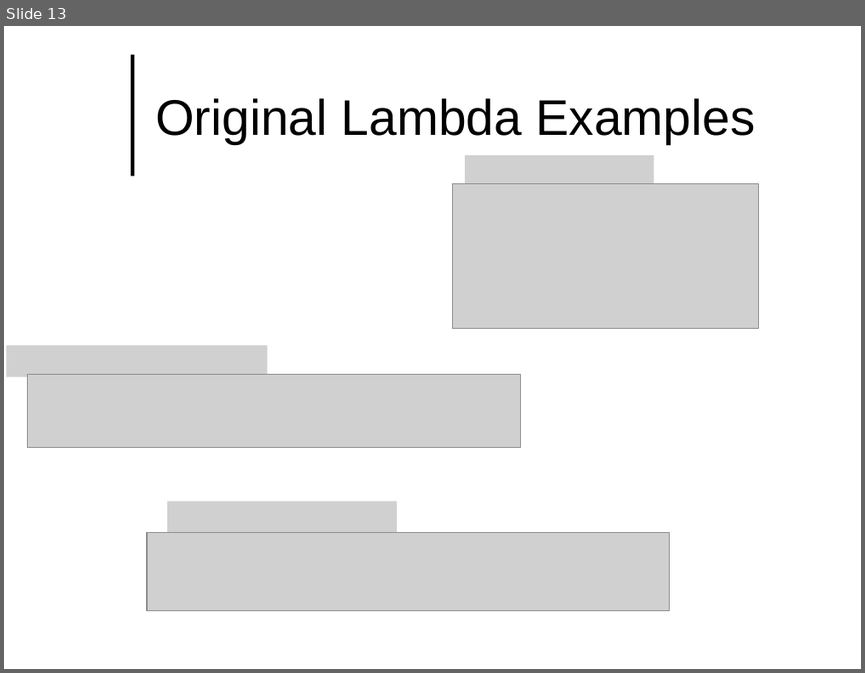
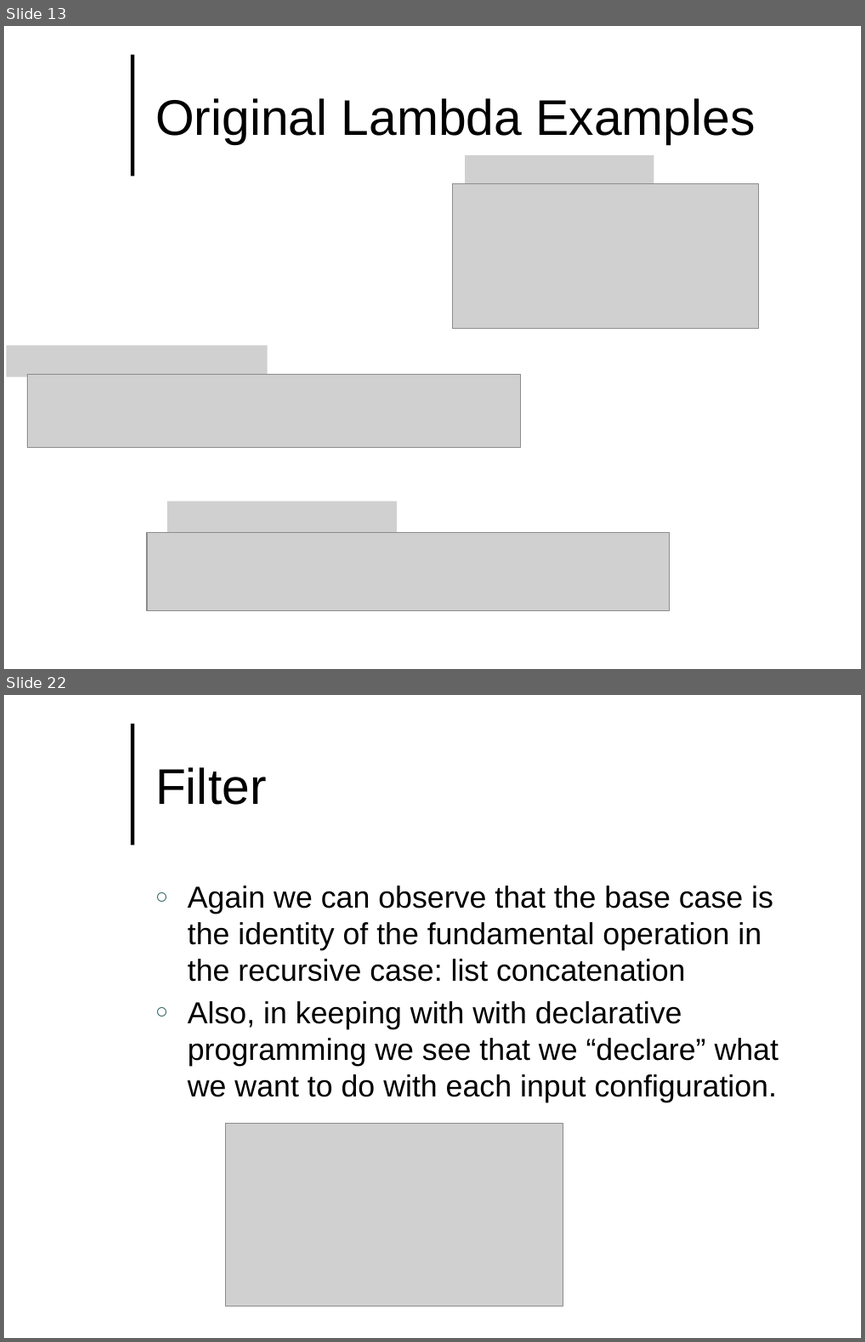
Before and after one commit to lutzhamel/CSC493, a slide deck: notes/csc493-ln011.pptx. Shown one above the other, each under a label of ours: slide 13 before the commit, slides 13 and 22 after it; the slides between them are not shown. The pictures are 865x673 and 865x1342 pixels, drawn with LibreOffice and Linux fonts; fonts in the diff are those of the drawing; grey boxes stand for pictures; background and template pictures are left out. Boxes give left, top, right and bottom in pixels: in the first picture for what was removed or moved away, otherwise in the second. Text is boxed around its words. In the diff, an @@ line names an element or a change of style, - is before the commit and + after.

```diff
--- a/notes/csc493-ln011.pptx
+++ b/notes/csc493-ln011.pptx
@@ slide 22 added at <box>4,695,861,1338</box>, background #FFFFFF; not listed: 1 template element that a slide beside it also shows @@
@@ title added at <box>155,767,267,805</box>, 42 pt, text #000000 @@
+Filter
@@ text added at <box>188,885,778,1102</box>, 25.5 pt, text #000000 @@
+○ Again we can observe that the base case is the identity of the fundamental operation in the recursive case: list concatenation
+○ Also, in keeping with with declarative programming we see that we “declare” what we want to do with each input configuration.
@@ picture added at <box>225,1123,562,1305</box> @@
```
Also in this commit, not shown: 10 other slides added, 1 slide removed, 10 other files.
